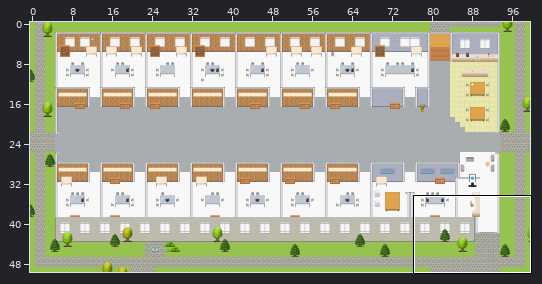
One commit to this Tiled map (JSON): maps/Enterprise-Data-Analytics-Platform.tmj. Above: a wide view before the commit, with the close-up outlined.
Close-up. Earlier state:
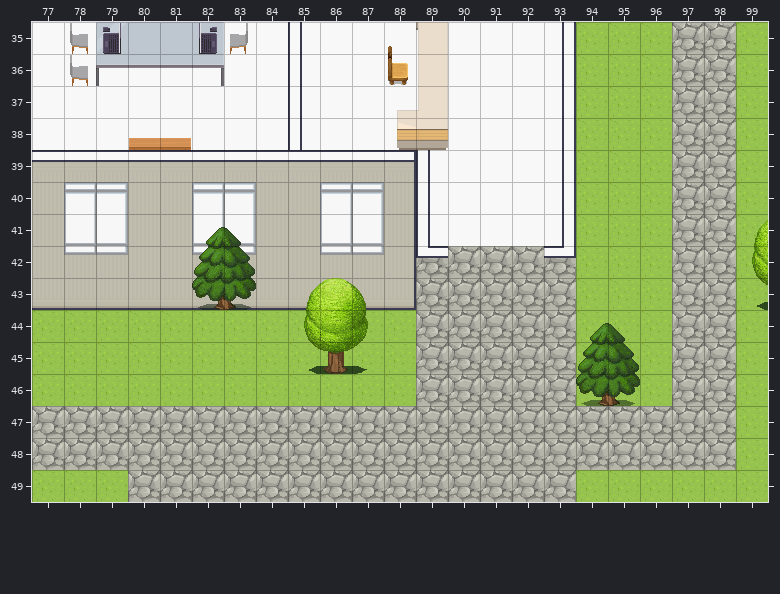
Cells are 32x32 px. Shown: x 77..99, y 35..49. The commit also changed other parts of the map, which this record leaves out.
Once edited:
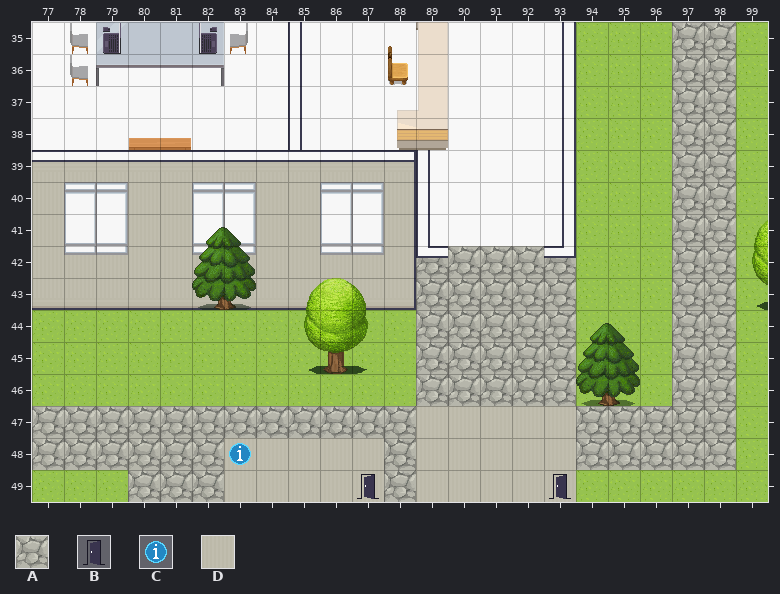
Key: from "Exterior": A 638; from "User_Zones": B 65, C 104; from "room2": D 328.
_ is an empty cell.
The exact change:
Layer "outside":
y 47..49: x 89..93 AAAAA -> DDDDD
Layer "floors":
y 48..49: x 83..87 _____ -> DDDDD
Layer "zones":
y 48: x 83 _ -> C
y 49: x 87 _ -> B; x 93 _ -> B
